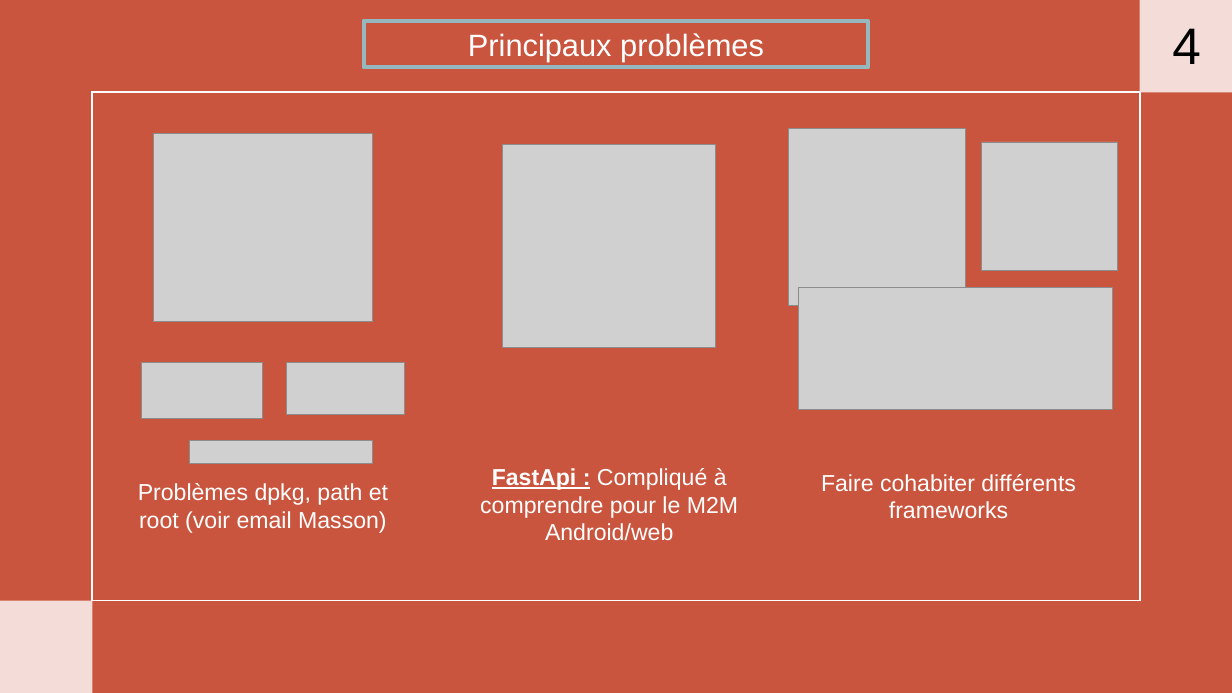
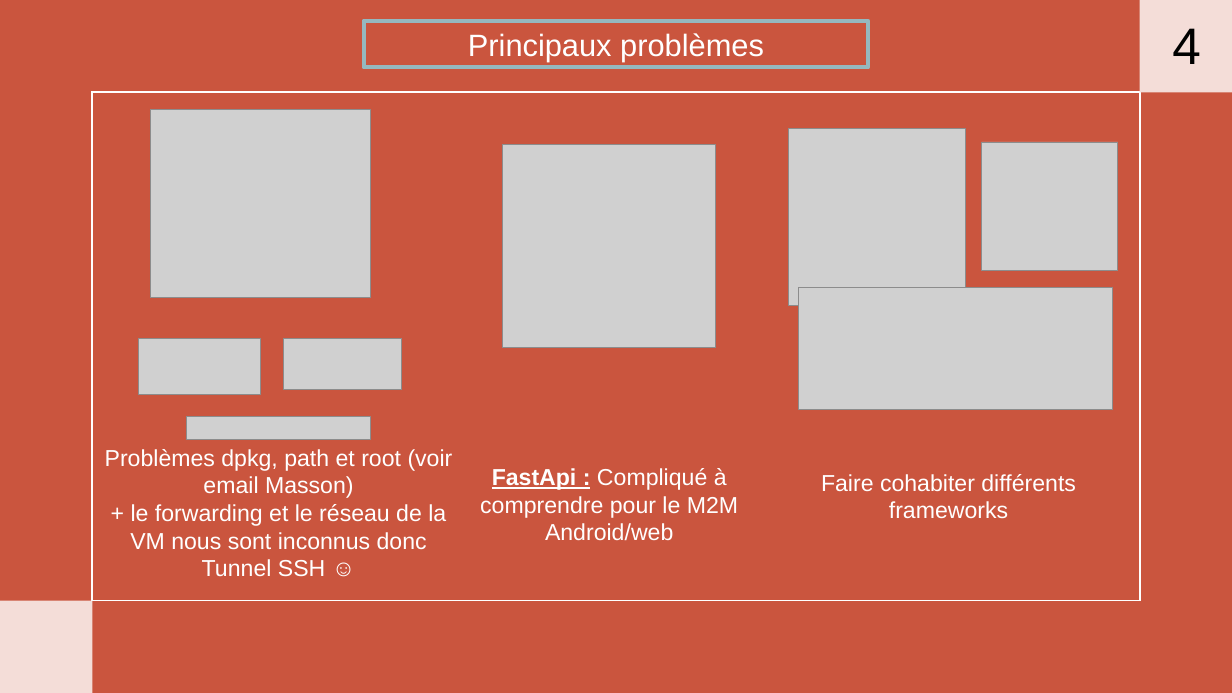
Before and after one commit to GombertJ/IUT-2025-2026_SAE-302, a slide deck: slide 4 of Développer des applications communicantes.pptx. Drawn at 1232x693 pixels with LibreOffice and Linux fonts; fonts in the diff are those of the drawing; grey boxes stand for pictures. Boxes give left, top, right and bottom in pixels: in the first picture for what was removed or moved away, otherwise in the second. Text is boxed around its words. In the diff, an @@ line names an element or a change of style, - is before the commit and + after.

Commit message:
ssh tunnel

```diff
--- a/Développer des applications communicantes.pptx
+++ b/Développer des applications communicantes.pptx
@@ 3 pictures: place and size @@
-3 pictures at [141,134,373,464]
+3 pictures at [139,110,371,440]
@@ picture: place and size @@
-picture at [287,362,404,414]
+picture at [284,338,401,390]
@@ text "Problèmes dpkg, path et root ...": place and size @@
-text "Problèmes dpkg, path et root ..." at [138,483,388,533]
+text "Problèmes dpkg, path et root ..." at [105,449,453,576]
@@ text at [130,504,446,576]: paragraph added @@
++ le forwarding et le réseau de la VM nous sont inconnus donc Tunnel SSH ☺
```
Also in this commit, not shown: 2 other files.
